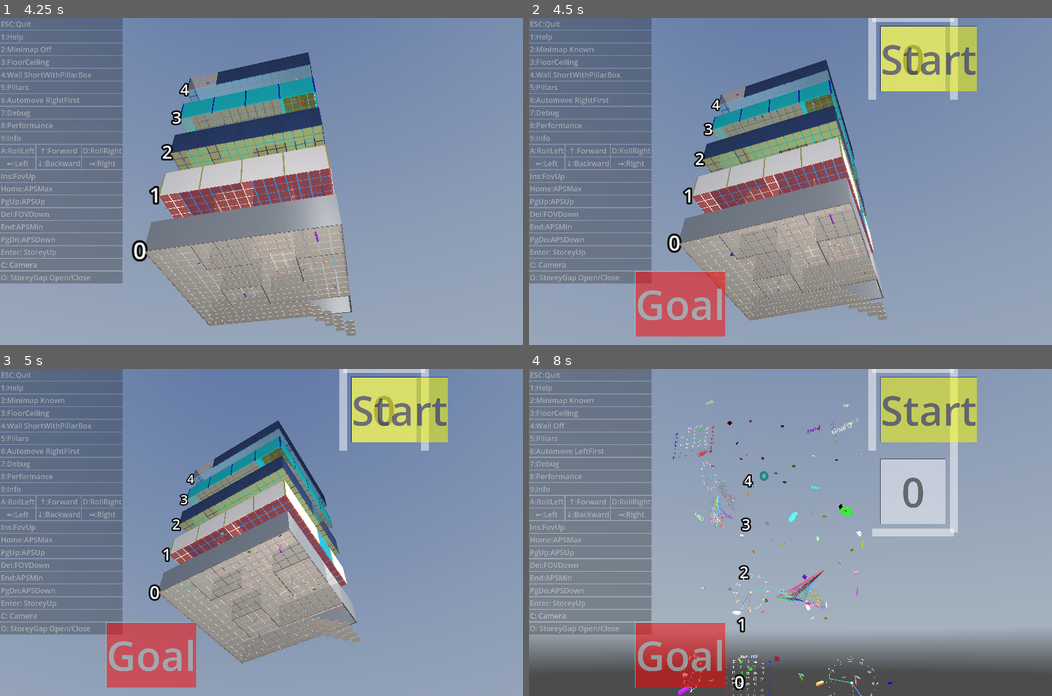
Above: before the commit, frames 1-4 (two rows, left to right).
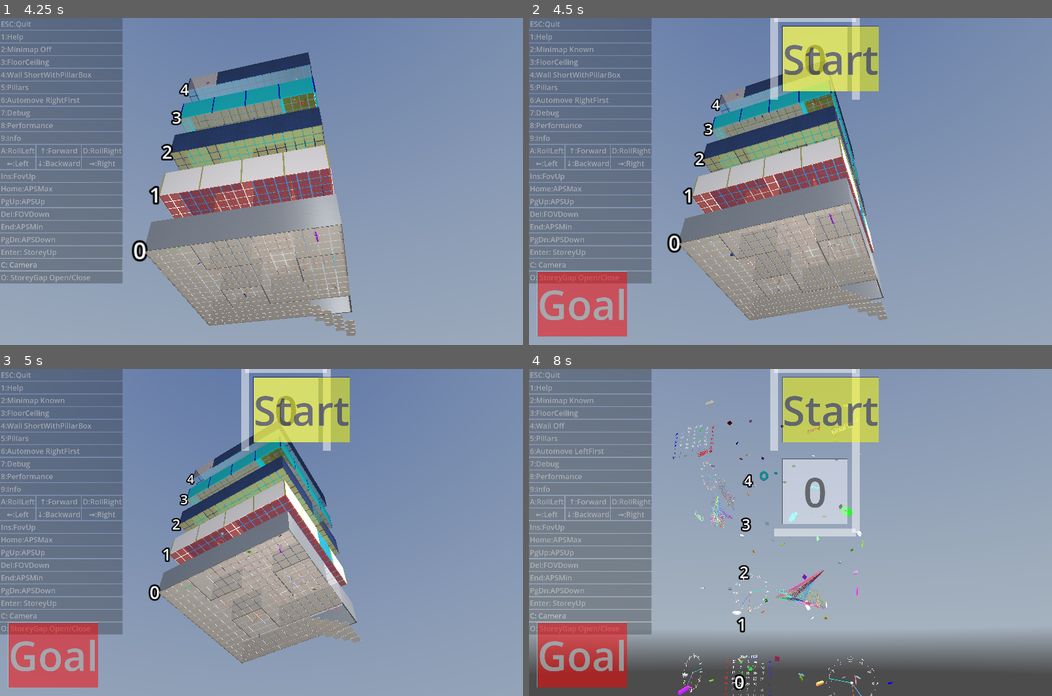
Above: after the commit, the same moments.

Repository: kasworld/gd4maze3d
Game: Godot game, scene res://main.tscn
Two runs of this game, one before a commit and one after it. Both use one fixed random seed, a clock stepped at 60 frames per second and the inputs below. A sky picture missing from this copy of the repository is replaced by a grey-blue gradient.
Inputs (mouse positions are in pixels of both pictures, inside the frame that each line leads up to):
- Up to frame 1 (4.25 s): click "Enter: StoreyUp" at 0.5 s; click "Enter: StoreyUp" at 1.25 s; tap Enter at 2 s; move the mouse to (376, 165) at 2.02 s; hold Right 2.03-2.78 s; tap Q at 2.1 s; click (376, 165) at 2.17 s; move the mouse to (156, 197) at 2.77 s; hold Down 2.78-3.53 s; tap E at 2.85 s; move the mouse to (313, 109) at 3.52 s; hold Right from 3.53 s (still down); tap 1 at 3.6 s
- Up to frame 2 (4.5 s): move the mouse to (764, 246) at 4.27 s; release Right at 4.28 s; hold Up from 4.28 s (still down); tap 2 at 4.35 s; click (764, 246) at 4.42 s
- Up to frame 3 (5 s): keep holding Up
- Up to frame 4 (8 s): move the mouse to (947, 581) at 5.02 s; release Up at 5.03 s; hold Left 5.03-6.53 s; tap one key every 0.75 s from 5.1 s: 3 4 5 6; move the mouse to (633, 483) at 5.77 s; move the mouse to (816, 532) at 6.52 s; hold Down 6.53-7.28 s; click (816, 532) at 6.67 s; move the mouse to (712, 450) at 7.27 s; hold Right from 7.28 s (still down)

Frame 1 is identical in both runs. In frame 2, 14% of the frame differs, in the area x 1-86%, y 0-98%; in frame 3, 14%; in frame 4, 22%.

Commit message:
MiniMap inherit MazeMiniMap

Diff:
--- a/main.gd
+++ b/main.gd
@@ -7,7 +7,8 @@
 var main_tower :Tower
 
 func on_viewport_size_changed() -> void:
-	var vp_size := get_viewport().get_visible_rect().size
+	var rt := get_viewport().get_visible_rect()
+	var vp_size := rt.size
 	var 짧은길이 :float = min(vp_size.x, vp_size.y)
 	var panel_size := Vector2(vp_size.x/2 - 짧은길이/2, vp_size.y)
 	$"왼쪽패널".size = panel_size
@@ -20,7 +21,7 @@
 			ProjectSettings.get_setting("application/config/name"),
 			ProjectSettings.get_setting("application/config/version") ] )
 	if main_tower:
-		main_tower.cur_storey.get_mini_map().update_size()
+		main_tower.cur_storey.get_mini_map().update_size(rt)
 func timed_message_hidden(_s :String) -> void:
 	pass
 
--- a/storey/mini_map/mini_map.gd
+++ b/storey/mini_map/mini_map.gd
@@ -1,4 +1,4 @@
-extends Node2D
+extends MazeMiniMap
 class_name MiniMap
 
 enum MiniMapView {Off, Known, Full}
@@ -16,10 +16,7 @@
 	apply_minimap_mode()
 
 var minimap_mode :MiniMapView = MiniMapView.Off
-var map_scale :float = 20
-var WallThick :float = 2
 var storey :Storey
-var walllines_all :PackedVector2Array =[]
 var walllines_known :PackedVector2Array =[]
 var walls_known : Array[PackedByteArray] # as bool array
 var goal :Label
@@ -29,8 +26,8 @@
 func _to_string() -> String:
 	return "Minimap %s" % [minimapview2str(minimap_mode) ]
 
-func init(st :Storey) -> MiniMap:
-	#minimap_mode = viewmode
+func init_storey(st :Storey) -> MiniMap:
+	init(st.maze3d.maze_cells)
 	storey = st
 	walls_known = []
 	walls_known.resize(storey.maze3d.PreCalced.Grid2D.y*2+1)
@@ -69,20 +66,11 @@
 				ch.visible = true
 			queue_redraw()
 
-#func _ready() -> void:
-	#update_size()
-
-func update_size() -> void:
-	var vp_size := get_viewport().get_visible_rect().size
-	map_scale = min( vp_size.x / storey.maze3d.PreCalced.Grid2D.x , vp_size.y / storey.maze3d.PreCalced.Grid2D.y )
-	WallThick = map_scale*0.1
-	if WallThick < 1 :
-		WallThick = 1
-	make_walllines_all()
+func update_size(rt :Rect2) -> MiniMap:
+	super(rt)
 	make_walllines_known()
 	update_labels()
-	position.y = (vp_size.y - get_height())/2
-	position.x = (vp_size.x - get_width())/2
+	return self
 
 func add_character(achar :Crawler, outline :int) -> void:
 	var ch := new_label(achar.color, "%d" %[achar.crawler_num] , outline)
@@ -134,51 +122,25 @@
 	nd.size = Vector2(map_scale-WallThick*2, map_scale-WallThick*2)
 	nd.label_settings.font_size = map_scale/2.0 as int
 
-func pos2mapscale(pos :Vector2i) -> Vector2:
-	return pos * map_scale + Vector2(WallThick,WallThick)
-
-# make wallline by maze
-func make_walllines_all() -> void:
-	walllines_all = []
-	var MazeSize :Vector2i= storey.maze3d.PreCalced.Grid2D
-	for y in MazeSize.y:
-		for x in MazeSize.x :
-			if not storey.get_maze_cells().is_open_flag_at(x,y,Maze.Flag.North):
-				add_wall_at_to_walllines( x , y , Maze.Dir.North, walllines_all)
-			if not storey.get_maze_cells().is_open_flag_at(x,y,Maze.Flag.West):
-				add_wall_at_to_walllines( x , y , Maze.Dir.West, walllines_all)
-
-	for x in MazeSize.x :
-		if not storey.get_maze_cells().is_open_flag_at(x,MazeSize.y-1,Maze.Flag.South):
-			add_wall_at_to_walllines( x , MazeSize.y-1 , Maze.Dir.South, walllines_all)
-
-	for y in MazeSize.y:
-		if not storey.get_maze_cells().is_open_flag_at(MazeSize.x-1,y,Maze.Flag.East):
-			add_wall_at_to_walllines( MazeSize.x-1 , y , Maze.Dir.East, walllines_all)
 
 # make wallline by walls_known
 func make_walllines_known() -> void:
 	walllines_known = []
-	var MazeSize :Vector2i= storey.maze3d.PreCalced.Grid2D
-	for y in MazeSize.y:
-		for x in MazeSize.x :
-			if is_known_wall_at(x,y,Maze.Dir.North):
-				add_wall_at_to_walllines( x , y , Maze.Dir.North, walllines_known)
-			if is_known_wall_at(x,y,Maze.Dir.West):
-				add_wall_at_to_walllines( x , y , Maze.Dir.West, walllines_known)
+	for y in maze.height:
+		for x in maze.width:
+			if is_known_wall_at(x, y, Maze.Dir.North):
+				add_wall_at_to_walllines(x, y, Maze.Dir.North, walllines_known)
+			if is_known_wall_at(x, y, Maze.Dir.West):
+				add_wall_at_to_walllines(x, y, Maze.Dir.West, walllines_known)
 
-	for x in MazeSize.x :
-		if is_known_wall_at(x,MazeSize.y-1,Maze.Dir.South):
-			add_wall_at_to_walllines( x , MazeSize.y-1 , Maze.Dir.South, walllines_known)
+	for x in maze.width :
+		if is_known_wall_at(x, maze.height-1, Maze.Dir.South):
+			add_wall_at_to_walllines(x, maze.height-1, Maze.Dir.South, walllines_known)
 
-	for y in MazeSize.y:
-		if is_known_wall_at(MazeSize.x-1,y,Maze.Dir.East):
-			add_wall_at_to_walllines( MazeSize.x-1 , y , Maze.Dir.East, walllines_known)
+	for y in maze.height:
+		if is_known_wall_at(maze.width-1, y, Maze.Dir.East):
+			add_wall_at_to_walllines(maze.width-1, y, Maze.Dir.East, walllines_known)
 
-# cell wall[y*2+1][x*2+1]
-# wall wall[y*2][x*2]
-func calc_wall_pos(x :int, y:int, dir :Maze.Dir) -> Vector2i:
-	return Vector2i(x*2+1,y*2+1) + Maze.DirToVt2[dir]
 func is_known_wall_at(x :int, y:int, dir :Maze.Dir) -> bool:
 	var wpos := calc_wall_pos(x,y,dir)
 	return walls_known[wpos.y][wpos.x] != 0
@@ -192,25 +154,9 @@
 	add_wall_at_to_walllines(x,y,dir,walllines_known)
 	queue_redraw()
 func update_knonw_walls_by_pos(x:int,y :int) -> void:
-	var walldir := storey.get_maze_cells().get_wall_flag_at(x,y)
+	var walldir := maze.get_wall_flag_at(x,y)
 	for d in walldir:
 		add_known_wall_at(x,y,Maze.FlagToDir[d])
-
-func add_wall_at_to_walllines(x:int,y :int, dir :Maze.Dir,wl :PackedVector2Array ) -> void:
-	match dir:
-		Maze.Dir.North:
-			wl.append_array([Vector2(x,y)*map_scale,Vector2(x+1,y)*map_scale])
-		Maze.Dir.West:
-			wl.append_array([Vector2(x,y)*map_scale,Vector2(x,y+1)*map_scale])
-		Maze.Dir.South:
-			wl.append_array([Vector2(x,y+1)*map_scale,Vector2(x+1,y+1)*map_scale])
-		Maze.Dir.East:
-			wl.append_array([Vector2(x+1,y)*map_scale,Vector2(x+1,y+1)*map_scale])
-
-func get_width() -> float:
-	return storey.maze3d.PreCalced.Grid2D.x * map_scale
-func get_height() -> float:
-	return storey.maze3d.PreCalced.Grid2D.y * map_scale
 
 func _draw() -> void:
 	match minimap_mode:
--- a/storey/mini_map/mini_map.tscn
+++ b/storey/mini_map/mini_map.tscn
@@ -2,7 +2,8 @@
 
 [ext_resource type="Script" uid="uid://c5acpnacwwm66" path="res://storey/mini_map/mini_map.gd" id="1_60ldh"]
 
-[node name="MiniMap" type="Node2D" unique_id=894121799]
+[node name="MiniMap" type="Node2D" unique_id=1366220655]
 script = ExtResource("1_60ldh")
+metadata/_custom_type_script = "uid://dif8hwtpvqvve"
 
 [node name="CharacterContainer" type="Node2D" parent="." unique_id=1806330950]
--- a/storey/storey.gd
+++ b/storey/storey.gd
@@ -137,7 +137,7 @@
 	$Label3D.pixel_size = maze3d.calc_grid.unit_size.y/50
 	$Label3D.text = "%d" % storey_num
 	$Label3D.position = Vector3(-maze3d.WallThick*2, 0, -maze3d.WallThick*2) + maze3d.calc_grid.boundary.position
-	$MiniMap.init(self)
+	$MiniMap.init_storey(self)
 
 	add_bouncing(BouncingCount , 크기기준 /20)
 	return self
@@ -161,7 +161,8 @@
 			ch.enter_storey(old_storey, self, p)
 
 	$MiniMap.add_chars(char_list, playernum)
-	$MiniMap.update_size()
+	var rt := get_viewport().get_visible_rect()
+	$MiniMap.update_size(rt)
 	if old_storey != null:
 		$MiniMap.set_minimap_mod(old_storey.get_mini_map().minimap_mode)
 		old_storey.get_mini_map().visible = false
